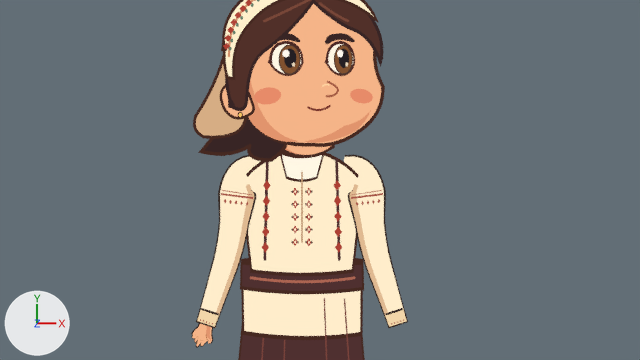
Before and after pictures for a commit that changed the Blender file experiments/cleopa-painea/scenes/mama-gest-cearta.blend.
The view is the same before and after, from the file's camera 'Orthographic camera'. The axes (+X, +Y, +Z) are drawn at lower left. The lights are the same throughout. The first picture is the older version.

Objects in the first picture: 'Mânecă, umăr și manșetă · L', 'Mânecă, umăr și manșetă · R', 'Palmă articulată · R', 'mother / Eye open · L', 'mother / Eye open · R', 'mother / Face', 'mother / Front hair', 'mother / Hair silhouette', 'mother / Lower tunic and waist', 'mother / Shirt and clothing panels', 'mother / Skirt' and 6 more.
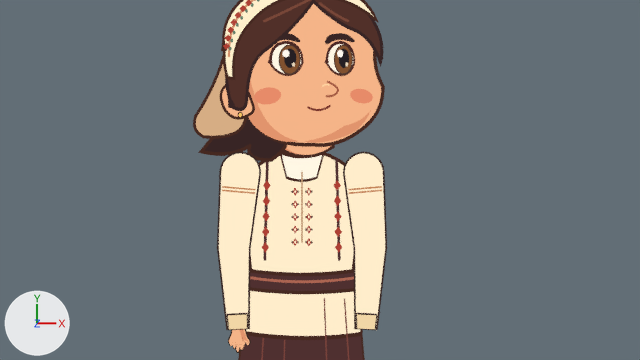
Pixel boxes [x1, y1, x2, y2] of what changed, in the pictures (640 x 360 px; the box of a moved part takes in the faces that stretch with it):
'Mânecă · R', added: after [217, 152, 261, 330]
    faces in mat_ink_ffedcb (beige #ffedcb): [219, 153, 259, 324]
    faces in mat_ink_3a2925 (brown #3a2925): [217, 152, 261, 330]
    faces in mat_ink_f1d6a6 (beige #f1d6a6): [228, 314, 247, 329]
'Mânecă · L', added: after [343, 152, 387, 330]
    faces in mat_ink_ffedcb (beige #ffedcb): [345, 153, 385, 324]
    faces in mat_ink_3a2925 (brown #3a2925): [343, 152, 387, 330]
    faces in mat_ink_f1d6a6 (beige #f1d6a6): [357, 314, 376, 329]
'Mânecă, umăr și manșetă · L', deleted: before [344, 155, 408, 328]
    faces in mat_ink_ffedcb (beige #ffedcb): [344, 156, 403, 312]
    faces in mat_ink_dfb991 (beige #dfb991): [350, 184, 388, 314]
    faces in mat_ink_372a24 (brown #372a24): [345, 155, 408, 328]
    faces in mat_ink_f2d6a9 (beige #f2d6a9): [385, 310, 407, 327]
'Mânecă, umăr și manșetă · R', deleted: before [196, 155, 260, 328]
    faces in mat_ink_ffedcb (beige #ffedcb): [201, 157, 260, 312]
    faces in mat_ink_dfb991 (beige #dfb991): [216, 184, 254, 314]
    faces in mat_ink_372a24 (brown #372a24): [196, 155, 256, 328]
    faces in mat_ink_f2d6a9 (beige #f2d6a9): [197, 310, 219, 327]
'Palmă articulată · R', reshaped: before [191, 323, 213, 348]; after [228, 329, 251, 353]
part 1 of me_palmă_articulată___r, moved or reshaped: before [206, 326, 211, 341]; after [240, 330, 249, 343]
part 2 of me_palmă_articulată___r, moved or reshaped: before [191, 323, 213, 348]; after [228, 329, 251, 353]

The edits, one by one:
Material 'Ink 3a2925' (mat_ink_3a2925) is new.
Its base color is (0.0423, 0.0222, 0.0185) (brown #3a2925).
Material 'Ink c68659' (mat_ink_c68659) is new.
Its base color is (0.565, 0.238, 0.0999) (orange #c68659).
Material 'Ink f1d6a6' (mat_ink_f1d6a6) is new.
Its base color is (0.88, 0.672, 0.381) (beige #f1d6a6).
me_palmă_articulată___r is used by ob_palmă_articulată___r; location (0.0, 1.872, 0.0); scale (1.0, 1.0, 0.5).
me_palmă_articulată___r had 604 vertices, 408 faces and spanned x -1.106..-0.878, y -0.3..0.009, z 0.616..0.624.
me_palmă_articulată___r now has 604 vertices, 408 faces and spans x -0.743..-0.514, y -0.355..-0.051, z 0.636..0.644.
me_palmă_articulată___r part 1: the loose piece of 47 vertices spanning x -0.96..-0.9, y -0.244..-0.032, z 0.618 is turned 21 degrees about the z axis through its middle, then moved by (0.346, -0.026, 0.02).
me_palmă_articulată___r part 2: 437 of 604 vertices moved; they spanned x -1.106..-0.878, y -0.3..0.009, z 0.616..0.617 and now span x -0.743..-0.514, y -0.355..-0.051, z 0.636..0.637; mean shift (0.38, -0.048, 0.02); largest move (-1.052, -0.299, 0.617) -> (-0.64, -0.355, 0.637).
Other edits to the shape of me_palmă_articulată___r do not show in these pictures.
Mesh me_mânecă___l is new.
It has 128 vertices, 12 faces and spans x 0.41..0.85, y -0.12..1.66, z 0.6..0.65.
Faces by material slot: [5, 4, 1, 2].
It uses material mat_ink_3a2925 (brown #3a2925).
It uses material mat_ink_ffedcb (beige #ffedcb).
It uses material mat_ink_f1d6a6 (beige #f1d6a6).
It uses material mat_ink_c68659 (orange #c68659).
Mesh me_mânecă___r is new.
It has 128 vertices, 12 faces and spans x -0.85..-0.41, y -0.12..1.66, z 0.6..0.65.
Faces by material slot: [5, 4, 1, 2].
It uses material mat_ink_3a2925 (brown #3a2925).
It uses material mat_ink_ffedcb (beige #ffedcb).
It uses material mat_ink_f1d6a6 (beige #f1d6a6).
It uses material mat_ink_c68659 (orange #c68659).
Object 'Mânecă, umăr și manșetă · R' (ob_mânecă__umăr_și_manșetă___r) is deleted.
Object 'Mânecă, umăr și manșetă · L' (ob_mânecă__umăr_și_manșetă___l) is deleted.
Object 'Mânecă · L' (ob_mânecă___l) is new; it shows me_mânecă___l.
Its location is (0.0, 1.872, 0.0).
Its scale is (1.0, 1.0, 0.5).
Object 'Mânecă · R' (ob_mânecă___r) is new; it shows me_mânecă___r.
Its location is (0.0, 1.872, 0.0).
Its scale is (1.0, 1.0, 0.5).
